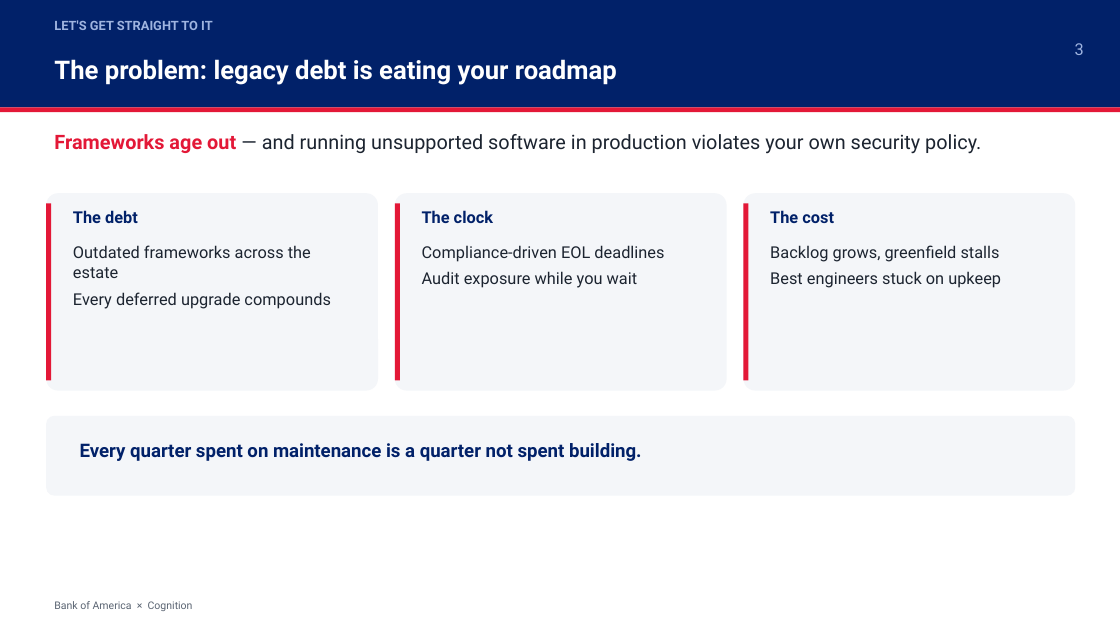
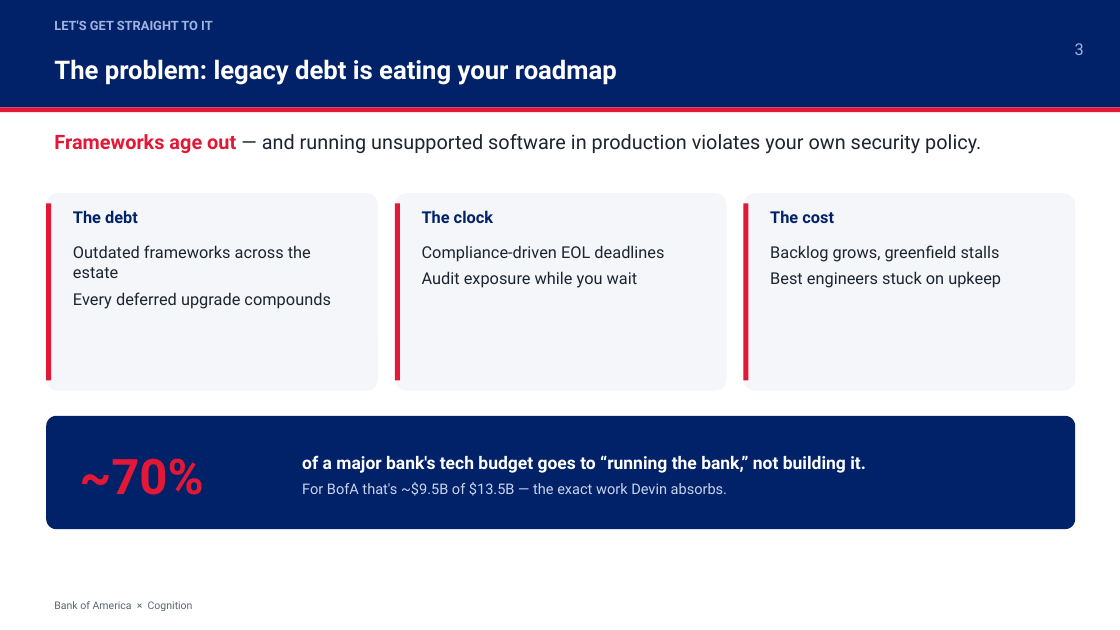
Before and after one commit to torrancefredell/bofa-demo, a slide deck: slide 3 of presentation/BofA_x_Cognition_Devin_Demo.pptx. Drawn at 1120x630 pixels with LibreOffice and Linux fonts; fonts in the diff are those of the drawing. Boxes give left, top, right and bottom in pixels: in the first picture for what was removed or moved away, otherwise in the second. Text is boxed around its words. In the diff, an @@ line names an element or a change of style, - is before the commit and + after.

```diff
--- a/presentation/BofA_x_Cognition_Devin_Demo.pptx
+++ b/presentation/BofA_x_Cognition_Devin_Demo.pptx
@@ rounded rectangle: place and size @@
-rounded rectangle at bbox=[46, 416, 1075, 496]
+rounded rectangle at bbox=[46, 416, 1075, 529]
@@ rounded rectangle at bbox=[46, 416, 1075, 529]: fill #F4F6F9 to #012169; proportions changed @@
@@ text "~70%" at bbox=[80, 458, 204, 495]: vertical alignment top to middle @@
@@ text at bbox=[80, 458, 204, 495]: text changed; size 16 to 42 pt; text colour #012169 to #E31837 @@
-Every quarter spent on maintenance is a quarter not spent building.
+~70%
@@ text added at bbox=[302, 455, 866, 496], 15 pt, text #FFFFFF, bold @@
+of a major bank's tech budget goes to “running the bank,” not building it.
+For BofA that's ~$9.5B of $13.5B — the exact work Devin absorbs.
```
Also in this commit, not shown: 1 other slide changed, 1 other file.
